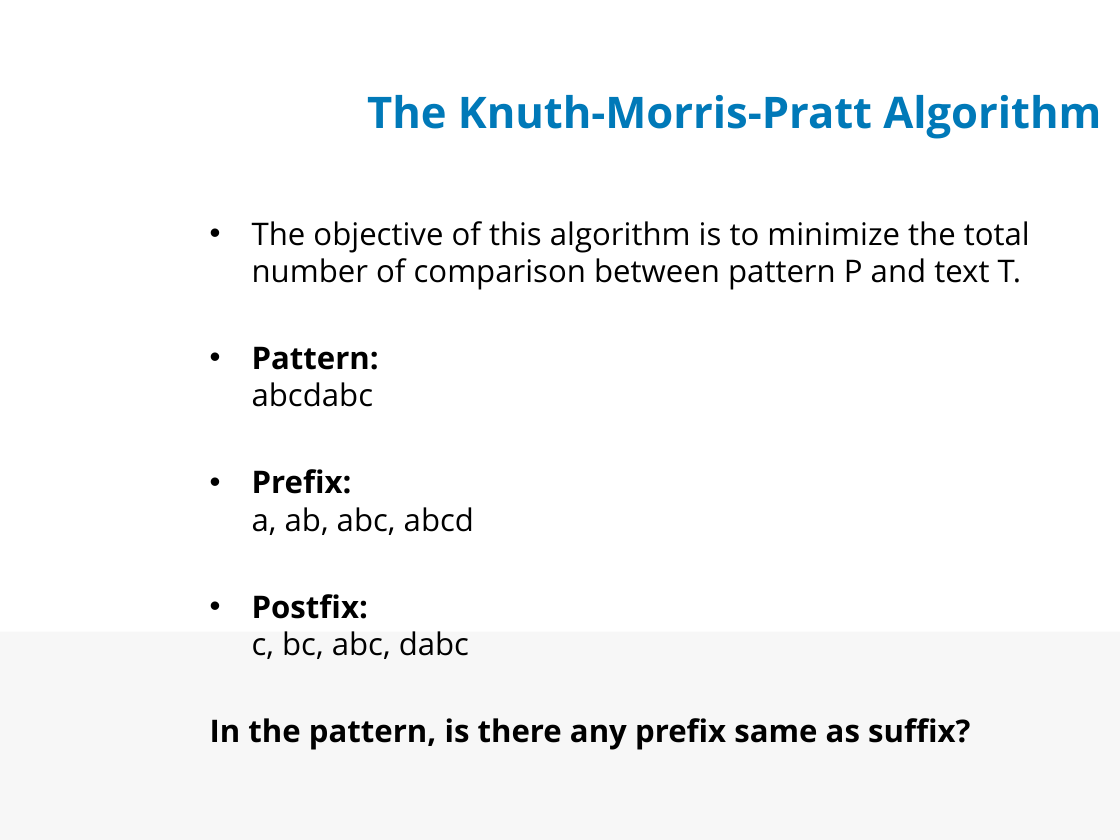
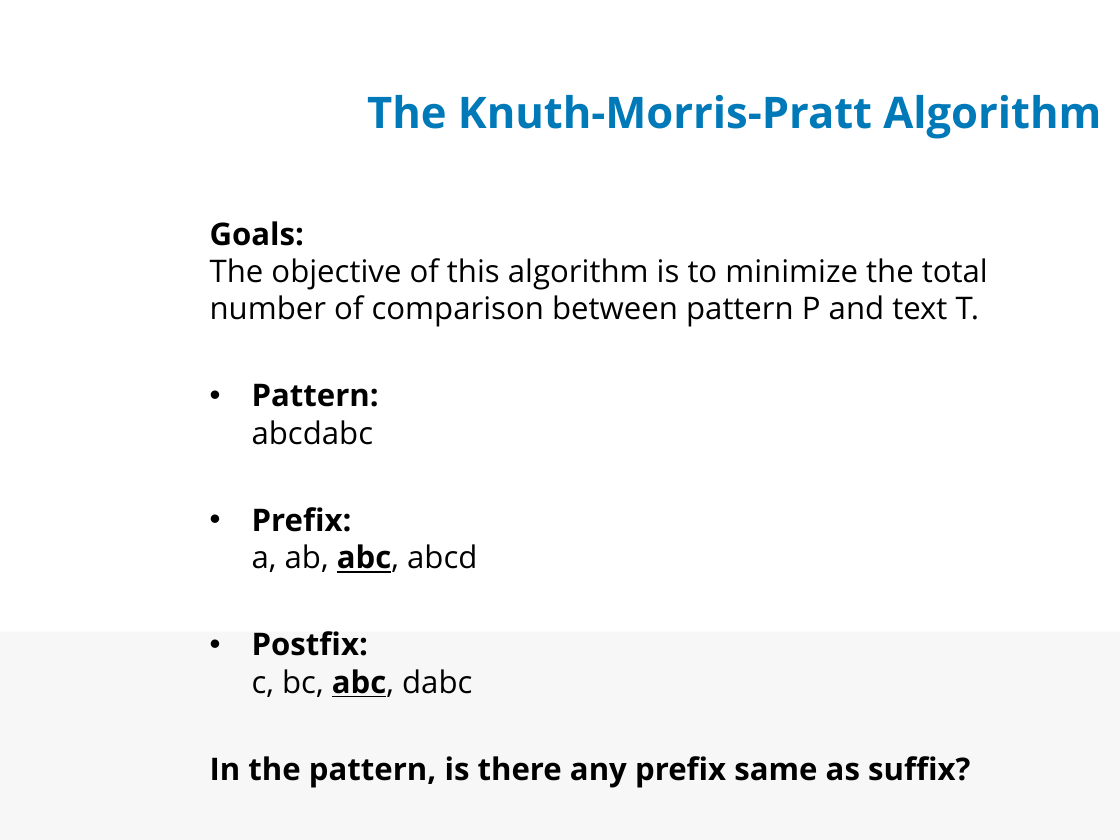
Before and after one commit to rhiosutoyo/Teaching-Algorithm-Design-and-Analysis, a slide deck: slide 16 of String Matching - The Knuth-Morris-Pratt Algorithm/COMP6049 Pert 19-20 rhio-edit.pptx (slide 9 before the commit). Drawn at 1120x840 pixels with LibreOffice and Linux fonts; fonts in the diff are those of the drawing; background and template pictures are left out. Boxes give left, top, right and bottom in pixels: in the first picture for what was removed or moved away, otherwise in the second. Text is boxed around its words. In the diff, an @@ line names an element or a change of style, - is before the commit and + after.

```diff
--- a/String Matching - The Knuth-Morris-Pratt Algorithm/COMP6049 Pert 19-20 rhio-edit.pptx
+++ b/String Matching - The Knuth-Morris-Pratt Algorithm/COMP6049 Pert 19-20 rhio-edit.pptx
@@ text at (x1=210, y1=221, x2=988, y2=327): text changed @@
-• The objective of this algorithm is to minimize the total number of comparison between pattern P and text T.
+Goals:
+The objective of this algorithm is to minimize the total number of comparison between pattern P and text T.
@@ text at (x1=252, y1=507, x2=477, y2=697): bold on, underline on in "abc,", "abc," @@
```
Also in this commit, not shown: 10 other slides changed, 7 slides added, 1 other file.
